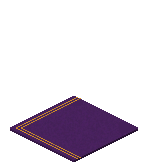
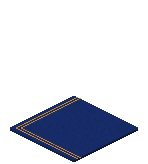
Revision of a layered (148, 164) image; what changed, layer by layer:
pixels changed over (x1=10, y1=96, x2=138, y2=162) (layer not identified)
